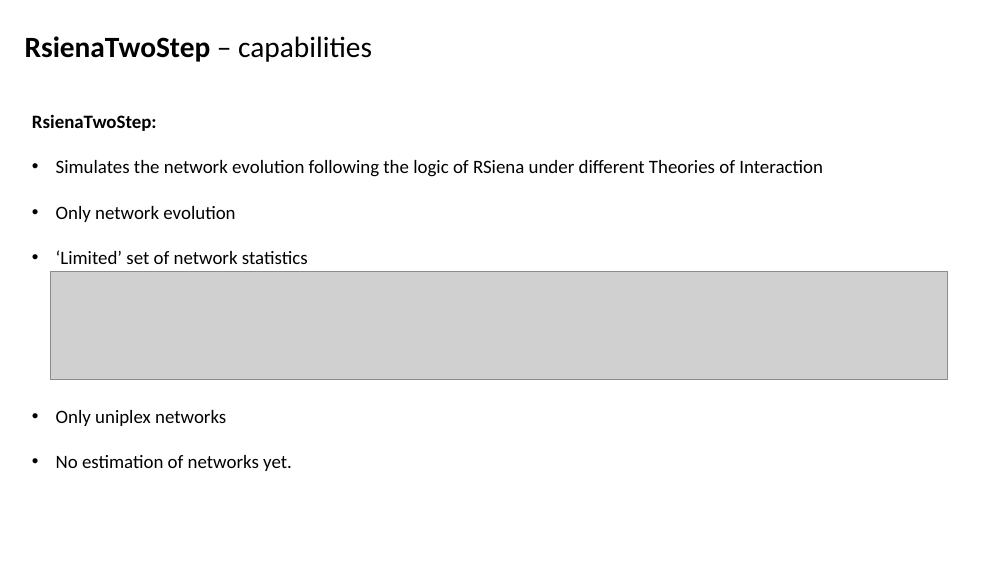
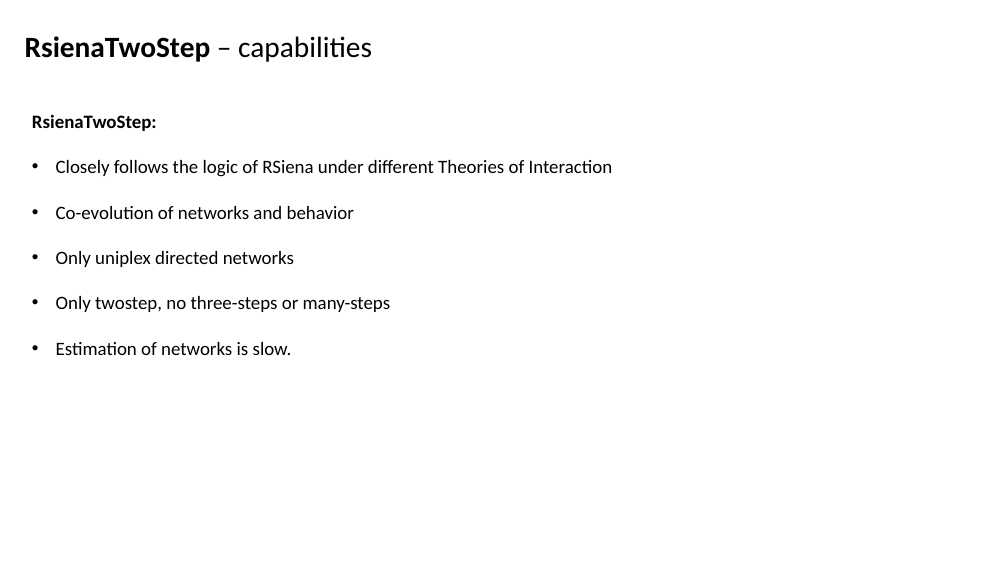
Before and after one commit to Niels-Vullings/RsienaTwoStep, a slide deck: slide 13 of nonbuild/RsienaTwoStep_JT.pptm (slide 17 before the commit). Drawn at 1008x567 pixels with LibreOffice and Linux fonts; fonts in the diff are those of the drawing; grey boxes stand for pictures. Boxes give left, top, right and bottom in pixels: in the first picture for what was removed or moved away, otherwise in the second. Text is boxed around its words. In the diff, an @@ line names an element or a change of style, - is before the commit and + after.

Commit message:
behavior

```diff
--- a/nonbuild/RsienaTwoStep_JT.pptm
+++ b/nonbuild/RsienaTwoStep_JT.pptm
@@ text at (56, 160, 613, 355): text changed @@
-• Simulates the network evolution following the logic of RSiena under different Theories of Interaction
-• Only network evolution
-• ‘Limited’ set of network statistics
-• Only uniplex networks
-• No estimation of networks yet.
+• Closely follows the logic of RSiena under different Theories of Interaction
+• Co-evolution of networks and behavior
+• Only uniplex directed networks
+• Only twostep, no three-steps or many-steps
+• Estimation of networks is slow.
@@ picture removed at (50, 272, 948, 380) @@
```
Also in this commit, not shown: 31 other slides changed, 14 slides added, 14 slides removed, 51 other files.
